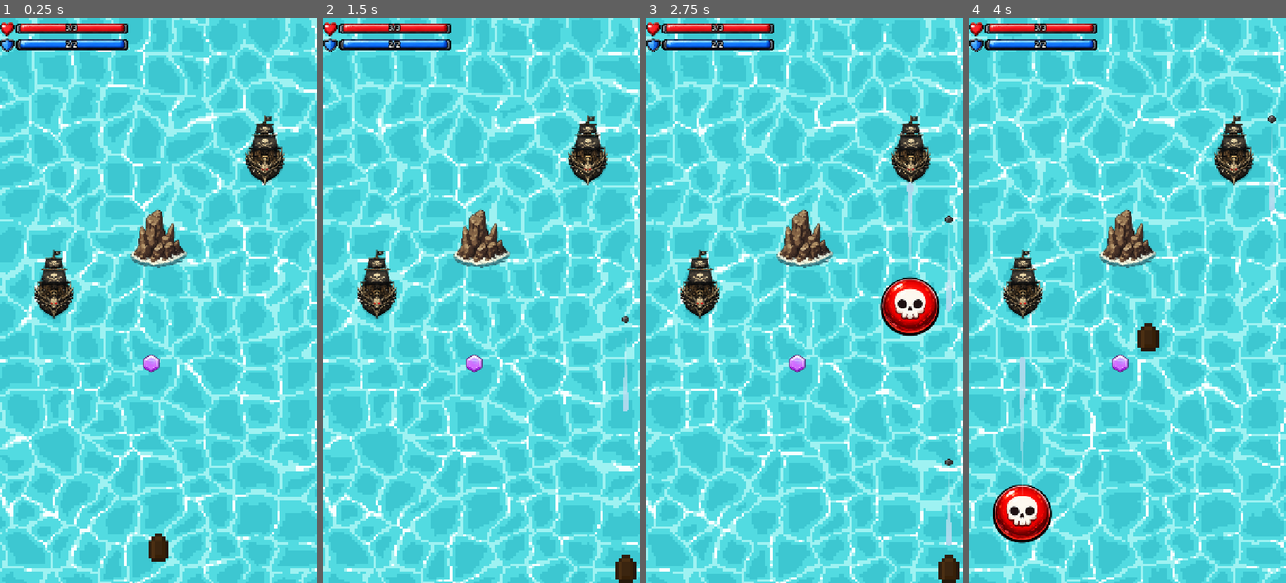
Above: before the commit, frames 1-4 (left to right).
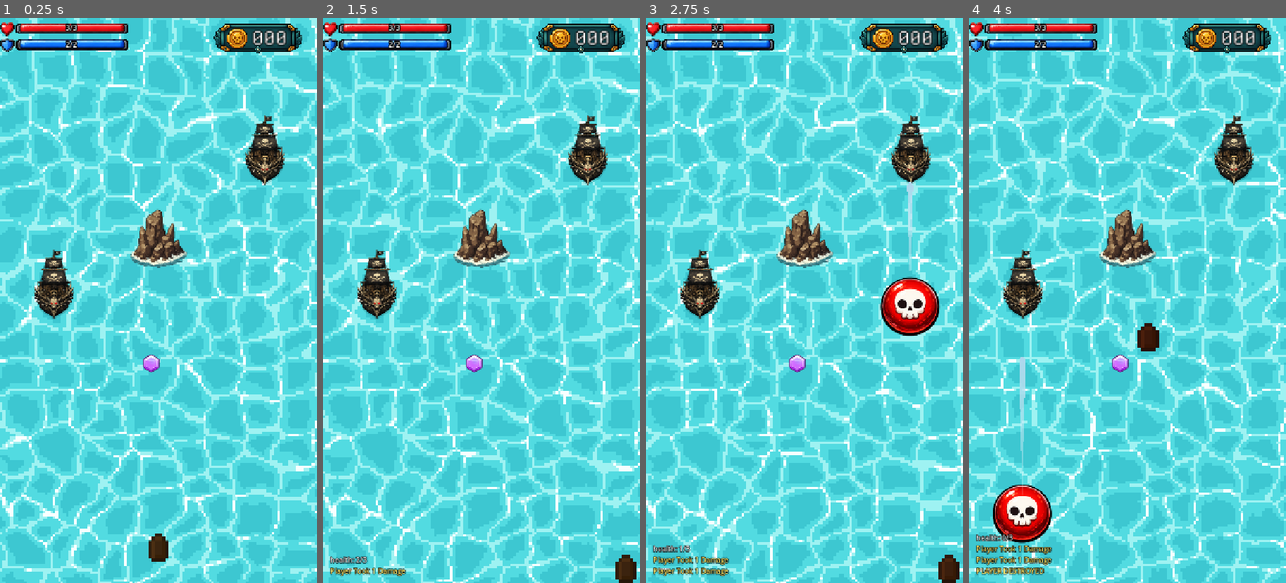
Above: after the commit, the same moments.

Repository: irohgit/flapjack
Game: Godot game, scene res://Levels/Zhe.tscn
Two runs of this game, one before a commit and one after it. Both use one fixed random seed, a clock stepped at 60 frames per second and the inputs below.
Inputs:
- Up to frame 1 (0.25 s): no input
- Up to frame 2 (1.5 s): hold D (move_right) 0.53-1.28 s; hold Space (shoot) 0.53-1.28 s; hold S (move_backward) from 1.28 s (still down); tap Space (shoot) at 1.35 s
- Up to frame 3 (2.75 s): release S (move_backward) at 2.03 s; hold D (move_right) from 2.03 s (still down); hold Space (shoot) from 2.03 s (still down)
- Up to frame 4 (4 s): release D (move_right) at 2.78 s; release Space (shoot) at 2.78 s; hold W (move_forward) 2.78-3.53 s; tap Space (shoot) at 2.85 s; hold A (move_left) from 3.53 s (still down); hold Space (shoot) from 3.53 s (still down)

The runs differ from the first frame. In frame 1, 1.3% of the frame differs, in the area x 67-96%, y 1-7%; in frame 2, 1.8%; in frame 3, 2.2%; in frame 4, 2.3%, in the area x 2-97%, y 1-99%.

Commit message:
updated coin and frame ui

Diff:
--- a/Levels/Zhe.tscn
+++ b/Levels/Zhe.tscn
@@ -19,6 +19,53 @@
 [ext_resource type="PackedScene" uid="uid://luquvycpj4hd" path="res://Actors/Pickup/coin_spawner.tscn" id="17_coin_spawner"]
 [ext_resource type="PackedScene" uid="uid://dgp73phtjophn" path="res://Actors/Pickup/pickup.tscn" id="18_pickup"]
 [ext_resource type="Resource" uid="uid://c8prjyekwi7hm" path="res://Data/Pickups/HomingCannonPickup.tres" id="19_homing_pickup"]
+[ext_resource type="Texture2D" uid="uid://cwvav4wx32kj3" path="res://Assets/UI/Coin/coin_frame.png" id="20_5r8ny"]
+[ext_resource type="Texture2D" uid="uid://bivaxkwiet2pe" path="res://Assets/UI/Coin/coin_icon.png" id="21_ly7d0"]
+[ext_resource type="FontFile" uid="uid://1qarew2on3k7" path="res://Assets/Fonts/PixelOperator.ttf" id="22_pixel_operator"]
+
+[sub_resource type="GDScript" id="GDScript_debug_hud_bottom_left"]
+script/source = "extends Node
+
+var _container: VBoxContainer
+
+
+func _ready() -> void:
+	if DebugHud.get_child_count() == 0:
+		return
+
+	_container = DebugHud.get_child(0) as VBoxContainer
+	if _container == null:
+		return
+
+	var current_size := _container.size
+	_container.anchor_left = 0.0
+	_container.anchor_top = 1.0
+	_container.anchor_right = 0.0
+	_container.anchor_bottom = 1.0
+	_container.grow_horizontal = Control.GROW_DIRECTION_END
+	_container.grow_vertical = Control.GROW_DIRECTION_BEGIN
+	_container.offset_left = 16.0
+	_container.offset_top = -16.0 - current_size.y
+	_container.offset_right = 16.0 + current_size.x
+	_container.offset_bottom = -16.0
+
+
+func _exit_tree() -> void:
+	if not is_instance_valid(_container):
+		return
+
+	var current_size := _container.size
+	_container.anchor_left = 0.0
+	_container.anchor_top = 0.0
+	_container.anchor_right = 0.0
+	_container.anchor_bottom = 0.0
+	_container.grow_horizontal = Control.GROW_DIRECTION_END
+	_container.grow_vertical = Control.GROW_DIRECTION_END
+	_container.offset_left = 16.0
+	_container.offset_top = 16.0
+	_container.offset_right = 16.0 + current_size.x
+	_container.offset_bottom = 16.0 + current_size.y
+"
 
 [sub_resource type="ShaderMaterial" id="ShaderMaterial_zhe"]
 shader = ExtResource("13_water")
@@ -42,6 +89,9 @@
 [node name="Zhe" type="Node2D" unique_id=2129134770]
 script = ExtResource("12_menu")
 
+[node name="DebugHudPlacement" type="Node" parent="." unique_id=1723063680]
+script = SubResource("GDScript_debug_hud_bottom_left")
+
 [node name="WaterBackground" type="CanvasLayer" parent="." unique_id=474036332]
 layer = -100
 
@@ -78,7 +128,6 @@
 [node name="Player" parent="World" unique_id=1105456395 instance=ExtResource("1_e8ii7")]
 position = Vector2(360, 1200)
 scale = Vector2(1, 1)
-collision_layer = 1
 collision_mask = 26
 weapons = Array[ExtResource("15_weapon_data")]([ExtResource("16_cannon")])
 
@@ -90,43 +139,43 @@
 
 [node name="HUD" type="CanvasLayer" parent="." unique_id=2039641610]
 
-[node name="VBoxContainer" type="VBoxContainer" parent="HUD" unique_id=336015252]
+[node name="Health and shield bar" type="VBoxContainer" parent="HUD" unique_id=336015252]
 offset_left = 36.0
 offset_top = 12.0
 offset_right = 292.0
 offset_bottom = 81.0
 theme_override_constants/separation = 13
 
-[node name="HealthBar" type="TextureProgressBar" parent="HUD/VBoxContainer" unique_id=603399651]
+[node name="HealthBar" type="TextureProgressBar" parent="HUD/Health and shield bar" unique_id=603399651]
 layout_mode = 2
 max_value = 3.0
 value = 3.0
 texture_under = ExtResource("8_fpqtc")
 texture_over = ExtResource("9_vspq2")
 
-[node name="ShieldBar" type="TextureProgressBar" parent="HUD/VBoxContainer" unique_id=749761861]
+[node name="ShieldBar" type="TextureProgressBar" parent="HUD/Health and shield bar" unique_id=749761861]
 layout_mode = 2
 max_value = 3.0
 value = 3.0
 texture_under = ExtResource("8_fpqtc")
 texture_over = ExtResource("11_g5h0p")
 
-[node name="MarginContainer" type="MarginContainer" parent="HUD" unique_id=1028461382]
+[node name="health and shield icon" type="MarginContainer" parent="HUD" unique_id=1028461382]
 offset_top = 10.0
 offset_right = 297.0
 offset_bottom = 78.0
 
-[node name="VBoxContainer" type="VBoxContainer" parent="HUD/MarginContainer" unique_id=1877710992]
-layout_mode = 2
-
-[node name="HealthRow" type="HBoxContainer" parent="HUD/MarginContainer/VBoxContainer" unique_id=1290183620]
-layout_mode = 2
-
-[node name="HeartIcon" type="TextureRect" parent="HUD/MarginContainer/VBoxContainer/HealthRow" unique_id=1659474026]
+[node name="VBoxContainer" type="VBoxContainer" parent="HUD/health and shield icon" unique_id=1877710992]
+layout_mode = 2
+
+[node name="HealthRow" type="HBoxContainer" parent="HUD/health and shield icon/VBoxContainer" unique_id=1290183620]
+layout_mode = 2
+
+[node name="HeartIcon" type="TextureRect" parent="HUD/health and shield icon/VBoxContainer/HealthRow" unique_id=1659474026]
 layout_mode = 2
 texture = ExtResource("7_bvmwd")
 
-[node name="HealthLabel" type="Label" parent="HUD/MarginContainer/VBoxContainer/HealthRow" unique_id=63423901]
+[node name="HealthLabel" type="Label" parent="HUD/health and shield icon/VBoxContainer/HealthRow" unique_id=63423901]
 layout_mode = 2
 offset_transform_enabled = true
 offset_transform_position = Vector2(113, -4)
@@ -134,20 +183,60 @@
 theme_override_constants/outline_size = 10
 text = "3/3"
 
-[node name="ShieldRow" type="HBoxContainer" parent="HUD/MarginContainer/VBoxContainer" unique_id=1341834408]
-layout_mode = 2
-
-[node name="ShieldIcon" type="TextureRect" parent="HUD/MarginContainer/VBoxContainer/ShieldRow" unique_id=960276390]
+[node name="ShieldRow" type="HBoxContainer" parent="HUD/health and shield icon/VBoxContainer" unique_id=1341834408]
+layout_mode = 2
+
+[node name="ShieldIcon" type="TextureRect" parent="HUD/health and shield icon/VBoxContainer/ShieldRow" unique_id=960276390]
 layout_mode = 2
 texture = ExtResource("8_oia53")
 
-[node name="ShieldLabel" type="Label" parent="HUD/MarginContainer/VBoxContainer/ShieldRow" unique_id=1754018623]
+[node name="ShieldLabel" type="Label" parent="HUD/health and shield icon/VBoxContainer/ShieldRow" unique_id=1754018623]
 layout_mode = 2
 offset_transform_enabled = true
 offset_transform_position = Vector2(113, -2)
 theme_override_colors/font_outline_color = Color(0, 0, 0, 1)
 theme_override_constants/outline_size = 10
 text = "2/2"
+
+[node name="Coin" type="Control" parent="HUD" unique_id=2088702151]
+layout_mode = 3
+anchors_preset = 0
+offset_left = 581.0
+offset_top = 12.0
+offset_right = 621.0
+offset_bottom = 52.0
+
+[node name="Frame" type="TextureRect" parent="HUD/Coin" unique_id=481542505]
+layout_mode = 0
+offset_left = -97.0
+offset_top = 2.0
+offset_right = 415.0
+offset_bottom = 210.0
+scale = Vector2(0.4, 0.32000262)
+texture = ExtResource("20_5r8ny")
+
+[node name="CoinIcon" type="TextureRect" parent="HUD/Coin" unique_id=1934586189]
+layout_mode = 0
+offset_left = -66.0
+offset_top = 11.0
+offset_right = 62.0
+offset_bottom = 139.0
+scale = Vector2(0.37334305, 0.3595906)
+texture = ExtResource("21_ly7d0")
+
+[node name="Amount" type="Label" parent="HUD/Coin" unique_id=809634654]
+layout_mode = 0
+offset_left = -9.0
+offset_top = 4.0
+offset_right = 42.0
+offset_bottom = 44.0
+scale = Vector2(1.5600097, 1.3999994)
+theme_override_colors/font_color = Color(1, 1, 1, 1)
+theme_override_colors/font_outline_color = Color(0, 0, 0, 1)
+theme_override_constants/outline_size = 6
+theme_override_fonts/font = ExtResource("22_pixel_operator")
+theme_override_font_sizes/font_size = 39
+text = "000"
 
 [node name="SettingsPanel" type="ColorRect" parent="." unique_id=1564147772]
 visible = false
Not shown, added: Assets/Fonts/LICENSE.txt
Binary file added: Assets/Fonts/PixelOperator.ttf
Not shown, added: Assets/Fonts/PixelOperator.ttf.import
Binary file added: Assets/UI/Coin/coin_frame.png
Not shown, added: Assets/UI/Coin/coin_frame.png.import
Binary file added: Assets/UI/Coin/coin_icon.png
Not shown, added: Assets/UI/Coin/coin_icon.png.import
